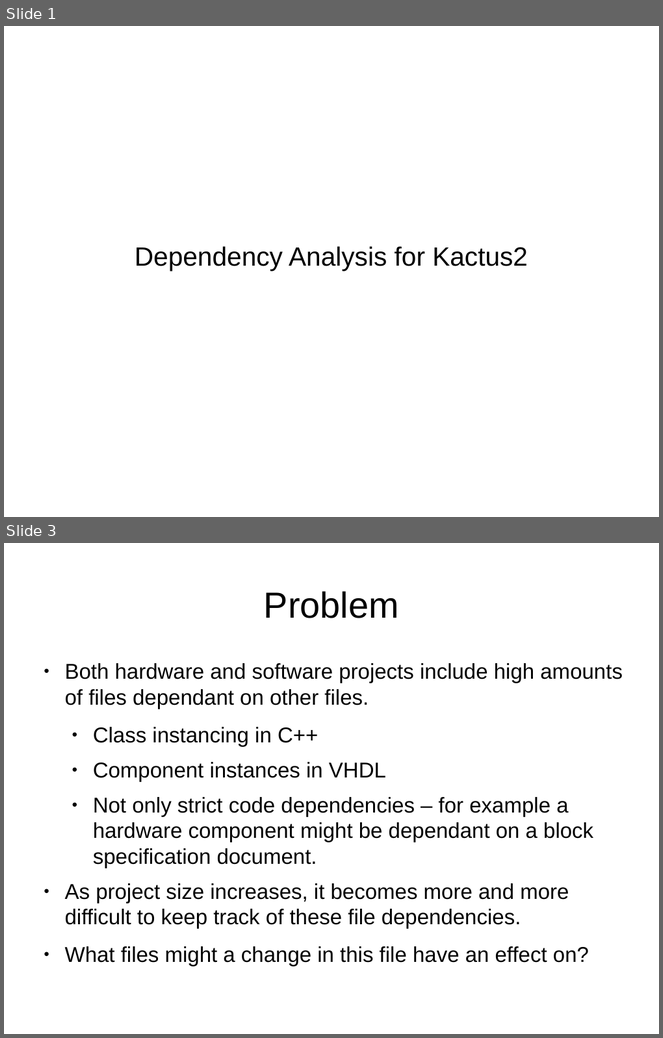
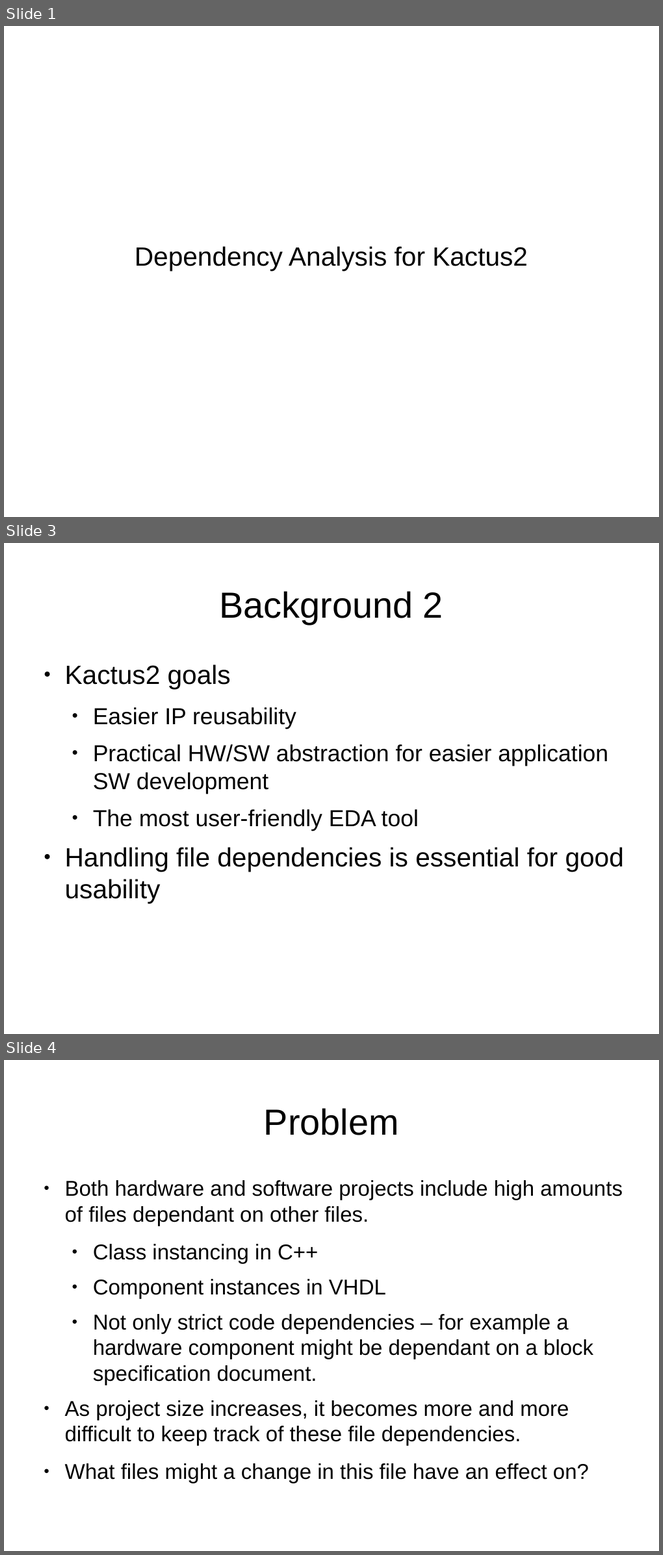
Before and after one commit to darwinbeing/kactus2all, a slide deck: Administrative/Project Plan Slides.odp. Shown one above the other, each under a label of ours: slides 1 and 3 before the commit, slides 1, 3 and 4 after it; the slides between them are not shown. The pictures are 663x1038 and 663x1555 pixels, drawn with LibreOffice and Linux fonts; fonts in the diff are those of the drawing. Boxes give left, top, right and bottom in pixels: in the first picture for what was removed or moved away, otherwise in the second. Text is boxed around its words. In the diff, an @@ line names an element or a change of style, - is before the commit and + after.

```diff
--- a/Administrative/Project Plan Slides.odp
+++ b/Administrative/Project Plan Slides.odp
@@ slide 3 added at <box>4,543,659,1034</box>, background #FFFFFF @@
@@ title added at <box>219,591,443,624</box>, 44 pt, text #000000 @@
+Background 2
@@ text added at <box>65,665,624,903</box>, 28 pt, text #000000 @@
+● Kactus2 goals
+  ● Easier IP reusability
+  ● Practical HW/SW abstraction for easier application SW development
+  ● The most user-friendly EDA tool
+● Handling file dependencies is essential for good usability
@@ what was slide 3 is now slide 4 @@
```
Also in this commit, not shown: 1 slide changed, 3 other slides added, 2 slides removed.
